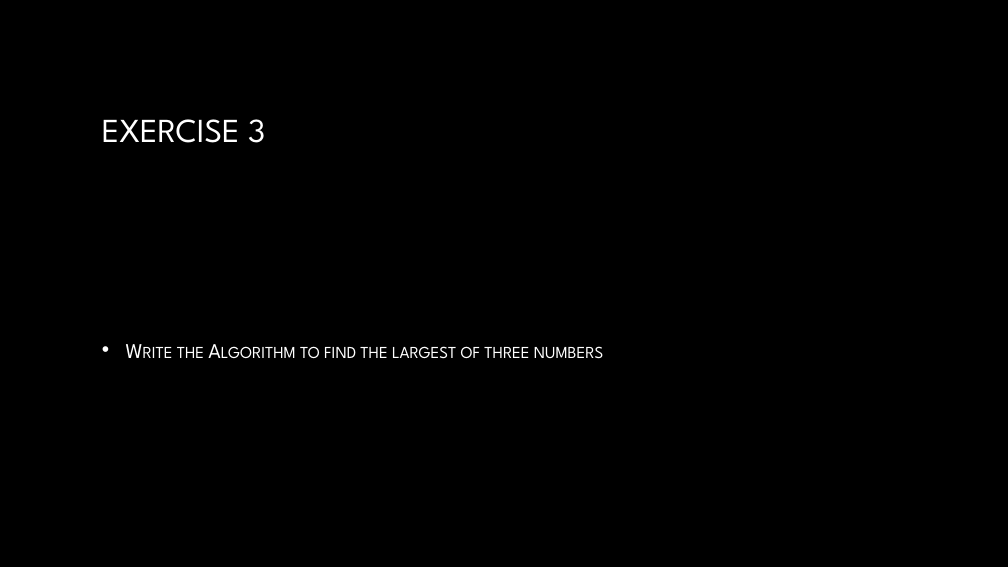
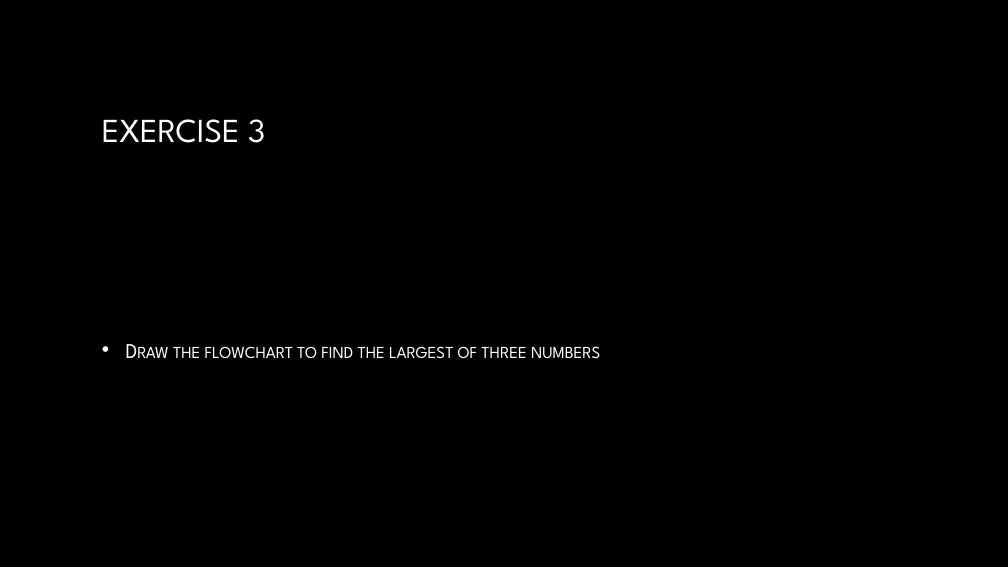
Before and after one commit to SatyakiDas/ulab_course_materials, a slide deck: slide 16 of SPRING 20/CSE 101/Course Materials/algo_pseudo_flowcharts_part2.pptx (slide 9 before the commit). Drawn at 1008x567 pixels with LibreOffice and Linux fonts; fonts in the diff are those of the drawing; background and template pictures are left out. Boxes give left, top, right and bottom in pixels: in the first picture for what was removed or moved away, otherwise in the second. Text is boxed around its words. In the diff, an @@ line names an element or a change of style, - is before the commit and + after.

Commit message:
finished slide for flowcharts

```diff
--- a/SPRING 20/CSE 101/Course Materials/algo_pseudo_flowcharts_part2.pptx
+++ b/SPRING 20/CSE 101/Course Materials/algo_pseudo_flowcharts_part2.pptx
@@ text at <box>173,346,600,359</box>: text changed @@
-• Write the Algorithm to find the largest of three numbers
+• Draw the flowchart to find the largest of three numbers
```
Also in this commit, not shown: 5 other slides changed, 7 slides added, 8 other files.
